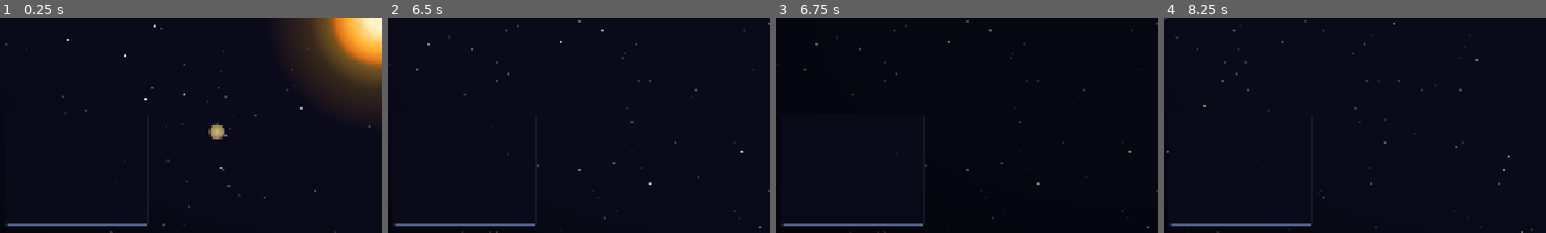
Above: before the commit, frames 1-4 (left to right).
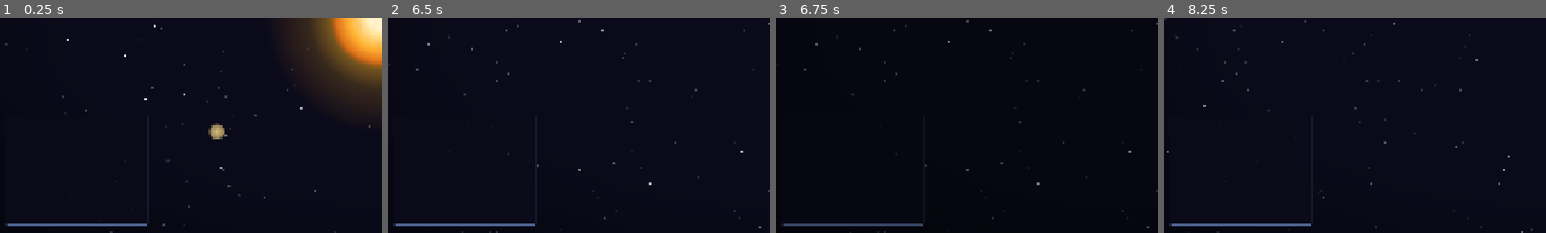
Above: after the commit, the same moments.

Repository: avantgardian/godot-space-idle
Game: Godot game, scene res://scenes/main.tscn
The game is run twice, just before and just after one commit, with the same random seed, the same clock (stepped at 60 frames per second) and the same inputs.
Inputs (mouse positions are % of the whole screen's width and height, from its top left):
- Up to frame 1 (0.25 s): no input
- Up to frame 2 (6.5 s): tap Enter at 0.5, 3.5 s; move the mouse to (45, 70) at 0.52 s; hold Up (ui_up) 0.53-1.25 s; tap L every 1.5 s from 0.6 to 5.1 s; click (45, 70) at 0.67 s; drag from (80, 65) to (45, 70) at 1.27 s; tap Space at 2 s; move the mouse to (20, 35) at 2.02 s; hold Left (ui_left) 2.03-2.75 s; drag from (55, 50) to (20, 35) at 2.77 s; move the mouse to (35, 25) at 3.52 s; hold Down (ui_down) 3.53-4.25 s; drag from (72, 45) to (35, 25) at 4.27 s; move the mouse to (30, 55) at 5.02 s; hold Up (ui_up) 5.03-5.75 s; click (30, 55) at 5.17 s; drag from (60, 28) to (30, 55) at 5.77 s
- Up to frame 3 (6.75 s): click "Pause" at 6.5 s
- Up to frame 4 (8.25 s): click "Play" at 7.25 s; move the mouse to (45, 70) at 8.02 s; hold Right (ui_right) from 8.03 s (still down); tap L at 8.1 s
The pictures show only the part of the screen within x 0-50%, y 50-100%; the shares and areas given below are measured in that part.

Frames 1-2 are identical in both runs. In frame 3, 0.5% of the frame differs, in the area x 2-39%, y 95-97%; in frame 4, nothing differs.

Commit message:
Extract event log into event_log.gd

Diff:
--- a/scenes/main.tscn
+++ b/scenes/main.tscn
@@ -12,6 +12,7 @@
 [ext_resource type="Script" path="res://scripts/camera_controller.gd" id="10"]
 [ext_resource type="Script" path="res://scripts/star_field.gd" id="11"]
 [ext_resource type="Script" path="res://scripts/sun.gd" id="12"]
+[ext_resource type="Script" path="res://scripts/event_log.gd" id="13"]
 
 [node name="Main" type="Node2D" unique_id=1112431360]
 script = ExtResource("1_3ceyx")
@@ -57,3 +58,6 @@
 theme_override_colors/font_color = Color(0.8, 0.8, 0.85, 1)
 theme_override_font_sizes/font_size = 18
 text = "M☉ = 1.000"
+
+[node name="EventLog" type="Node" parent="UI"]
+script = ExtResource("13")
--- /dev/null
+++ b/scripts/event_log.gd
@@ -0,0 +1,67 @@
+extends Node
+
+const SCREEN_SIZE := Vector2(1920, 1080)
+const DURATION := 60.0
+const MAX_ENTRIES := 30
+
+var _entries: Array[Dictionary] = []
+var _container: VBoxContainer
+
+func _ready():
+	setup()
+
+func setup():
+	var panel := Panel.new()
+	panel.name = "EventLogPanel"
+	panel.position = Vector2(16, SCREEN_SIZE.y - 300)
+	panel.size = Vector2(360, 280)
+	panel.clip_contents = true
+
+	var psb := StyleBoxFlat.new()
+	psb.bg_color = Color(0.04, 0.04, 0.1, 0.88)
+	psb.border_color = Color(0.35, 0.45, 0.65, 0.6)
+	psb.border_width_left = 1
+	psb.border_width_top = 1
+	psb.border_width_right = 1
+	psb.border_width_bottom = 1
+	psb.corner_radius_top_left = 4
+	psb.corner_radius_top_right = 4
+	psb.corner_radius_bottom_right = 4
+	psb.corner_radius_bottom_left = 4
+	psb.content_margin_left = 8
+	psb.content_margin_right = 8
+	psb.content_margin_top = 6
+	psb.content_margin_bottom = 6
+	panel.add_theme_stylebox_override("panel", psb)
+	add_child(panel)
+
+	_container = VBoxContainer.new()
+	_container.name = "EventLog"
+	_container.position = Vector2(10, 8)
+	_container.size = Vector2(340, 264)
+	_container.add_theme_constant_override("separation", 2)
+	panel.add_child(_container)
+
+func log_message(msg: String):
+	var lbl := Label.new()
+	lbl.text = msg
+	lbl.add_theme_font_size_override("font_size", 11)
+	lbl.add_theme_color_override("font_color", Color(0.7, 0.75, 0.85, 1.0))
+	_container.add_child(lbl)
+	_container.move_child(lbl, 0)
+	_entries.append({ label = lbl, age = 0.0 })
+	while _entries.size() > MAX_ENTRIES:
+		var oldest := _entries[0]
+		_entries.remove_at(0)
+		oldest.label.queue_free()
+
+func _process(delta):
+	for i in range(_entries.size() - 1, -1, -1):
+		var entry := _entries[i]
+		entry.age += delta
+		var t: float = entry.age / DURATION
+		if t >= 1.0:
+			entry.label.queue_free()
+			_entries.remove_at(i)
+		else:
+			entry.label.modulate.a = 1.0 - ease(t, 0.5)
--- a/scripts/main.gd
+++ b/scripts/main.gd
@@ -47,7 +47,6 @@
 		p.destroyed_by = ""
 	_setup_pause_button()
 	_setup_post_process()
-	_setup_event_log()
 
 func _setup_pause_button():
 	var btn := Button.new()
@@ -150,39 +149,6 @@
 	_ca_impact = min(_ca_impact + 0.008, 0.015)
 	$Camera2D.trigger_shake(12.5)
 
-func _setup_event_log():
-	var panel := Panel.new()
-	panel.name = "EventLogPanel"
-	panel.position = Vector2(16, SCREEN_SIZE.y - 300)
-	panel.size = Vector2(360, 280)
-	panel.clip_contents = true
-
-	var psb := StyleBoxFlat.new()
-	psb.bg_color = Color(0.04, 0.04, 0.1, 0.88)
-	psb.border_color = Color(0.35, 0.45, 0.65, 0.6)
-	psb.border_width_left = 1
-	psb.border_width_top = 1
-	psb.border_width_right = 1
-	psb.border_width_bottom = 1
-	psb.corner_radius_top_left = 4
-	psb.corner_radius_top_right = 4
-	psb.corner_radius_bottom_right = 4
-	psb.corner_radius_bottom_left = 4
-	psb.content_margin_left = 8
-	psb.content_margin_right = 8
-	psb.content_margin_top = 6
-	psb.content_margin_bottom = 6
-	panel.add_theme_stylebox_override("panel", psb)
-
-	var log_container := VBoxContainer.new()
-	log_container.name = "EventLog"
-	log_container.position = Vector2(10, 8)
-	log_container.size = Vector2(340, 264)
-	log_container.add_theme_constant_override("separation", 2)
-	panel.add_child(log_container)
-
-	$UI.add_child(panel)
-
 func _body_name(body: Node2D) -> String:
 	var idx := _find_planet_idx(body)
 	return PLANET_NAMES[idx] if idx >= 0 else "Asteroid"
@@ -191,22 +157,6 @@
 	if _find_planet_idx(victim) < 0 or _find_planet_idx(absorber) < 0:
 		return _body_name(victim) + " collided with " + _body_name(absorber)
 	return _body_name(victim) + " was destroyed by " + _body_name(absorber)
-
-func _log_event(msg: String):
-	var event_log := $UI.get_node_or_null("EventLogPanel/EventLog") as VBoxContainer
-	if not event_log:
-		return
-	var lbl := Label.new()
-	lbl.text = msg
-	lbl.add_theme_font_size_override("font_size", 11)
-	lbl.add_theme_color_override("font_color", Color(0.7, 0.75, 0.85, 1.0))
-	event_log.add_child(lbl)
-	event_log.move_child(lbl, 0)
-	_event_log_entries.append({ label = lbl, age = 0.0 })
-	while _event_log_entries.size() > MAX_LOG_ENTRIES:
-		var oldest := _event_log_entries[0]
-		_event_log_entries.remove_at(0)
-		oldest.label.queue_free()
 
 func _show_planet_popup(planet_node: Node2D):
 	_hide_planet_popup()
@@ -332,9 +282,6 @@
 
 var _post_process_mat: ShaderMaterial
 var _ca_impact: float = 0.0
-var _event_log_entries: Array[Dictionary] = []
-const EVENT_LOG_DURATION := 60.0
-const MAX_LOG_ENTRIES := 30
 
 func _process(delta):
 	$Sun.mass = sun_mass
@@ -395,16 +342,6 @@
 	$StarField.update_parallax($Camera2D.position, $Camera2D.zoom.x)
 	$StarField.set_blur($Camera2D.get_blur_amount())
 
-	for i in range(_event_log_entries.size() - 1, -1, -1):
-		var entry := _event_log_entries[i]
-		entry.age += delta
-		var t: float = entry.age / EVENT_LOG_DURATION
-		if t >= 1.0:
-			entry.label.queue_free()
-			_event_log_entries.remove_at(i)
-		else:
-			entry.label.modulate.a = 1.0 - ease(t, 0.5)
-
 func _check_planet_click(screen_pos: Vector2) -> Dictionary:
 	var closest: Dictionary
 	var found := false
@@ -435,7 +372,7 @@
 	_spawn_impact_ring(p.cc, p.cw, p.cs, p.ct)
 	_trigger_impact_effects()
 	var p_idx := _find_planet_idx(p.node)
-	_log_event(PLANET_NAMES[p_idx] + " collided with the Sun")
+	$UI/EventLog.log_message(PLANET_NAMES[p_idx] + " collided with the Sun")
 
 func _spawn_asteroid():
 	var a := Node2D.new()
@@ -451,7 +388,7 @@
 	$Sun.flash(0.2)
 	_spawn_impact_ring(Color(1, 0.7, 0.3, 0.3), 1.5, 24, 0.4)
 	_trigger_impact_effects()
-	_log_event("Asteroid collided with the Sun")
+	$UI/EventLog.log_message("Asteroid collided with the Sun")
 
 func _spawn_impact_ring(color: Color, width: float, segments: int, timer: float):
 	var ring := Line2D.new()
@@ -529,7 +466,7 @@
 						_planet_data[b_idx].destroyed_by = PLANET_NAMES[a_idx] if a_idx >= 0 else "???"
 					_disable_body(b)
 					_spawn_collision_effect(a.position.lerp(b.position, 0.5), b.mass, contact_r)
-					_log_event(_collision_msg(b, a))
+					$UI/EventLog.log_message(_collision_msg(b, a))
 				else:
 					var total: float = a.mass + b.mass
 					b._vel = (b._vel * b.mass + a._vel * a.mass) / total
@@ -540,7 +477,7 @@
 						_planet_data[a_idx].destroyed_by = PLANET_NAMES[b_idx] if b_idx >= 0 else "???"
 					_disable_body(a)
 					_spawn_collision_effect(a.position.lerp(b.position, 0.5), a.mass, contact_r)
-					_log_event(_collision_msg(a, b))
+					$UI/EventLog.log_message(_collision_msg(a, b))
 
 func _is_body_alive(body: Node2D) -> bool:
 	if body.get_script() == _ASTEROID_SCRIPT:
Not shown, added: scripts/event_log.gd.uid
